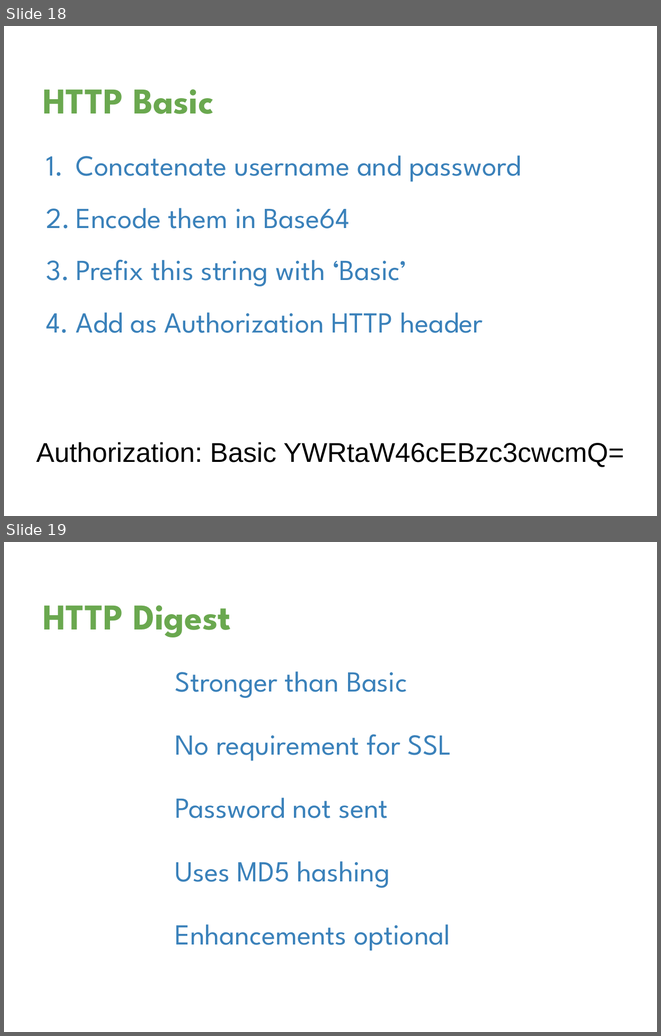
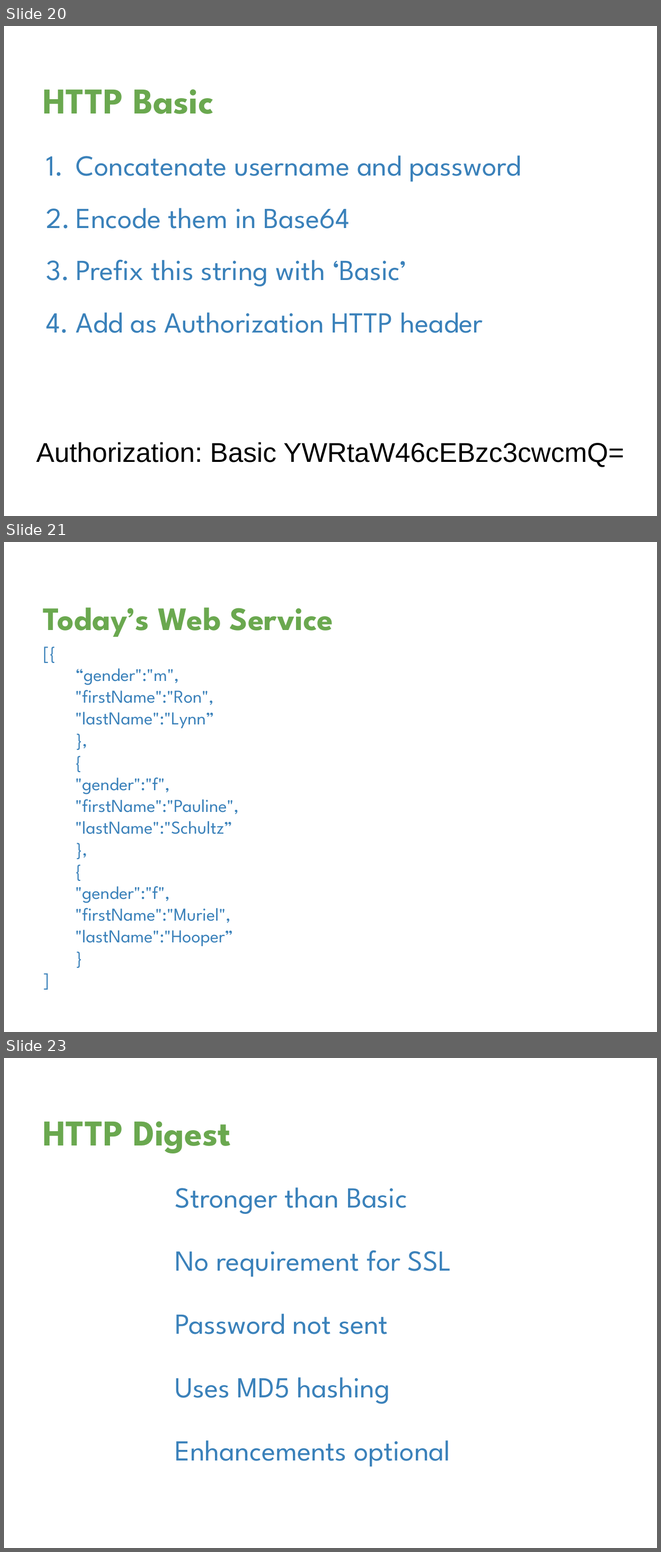
Before and after one commit to davetrux/gdgmidevfest-2017, a slide deck: MobileAuthWebWorld.pptx. Shown one above the other, each under a label of ours: slides 18 and 19 before the commit, slides 20, 21 and 23 after it; the slides between them are not shown. The pictures are 661x1036 and 661x1552 pixels, drawn with LibreOffice and Linux fonts; fonts in the diff are those of the drawing; background and template pictures are left out. Boxes give left, top, right and bottom in pixels: in the first picture for what was removed or moved away, otherwise in the second. Text is boxed around its words. In the diff, an @@ line names an element or a change of style, - is before the commit and + after.

```diff
--- a/MobileAuthWebWorld.pptx
+++ b/MobileAuthWebWorld.pptx
@@ slide 21 added at (x1=4, y1=542, x2=657, y2=1032), background picture (left out) @@
@@ title added at (x1=43, y1=607, x2=334, y2=637), 36 pt, text #6AA84F, bold @@
+Today’s Web Service
@@ text added at (x1=76, y1=668, x2=239, y2=946), 20 pt, text #3A81BA @@
+[{
+“gender":"m",
+"firstName":"Ron",
+"lastName":"Lynn”
+},
+{
+"gender":"f",
+"firstName":"Pauline",
+"lastName":"Schultz”
+},
+{
+"gender":"f",
+"firstName":"Muriel",
+"lastName":"Hooper”
+}
+]
@@ what was slide 18 is now slide 20 @@
@@ what was slide 19 is now slide 23 @@
```
Also in this commit, not shown: 8 slides changed, 6 other slides added, 5 slides removed.
